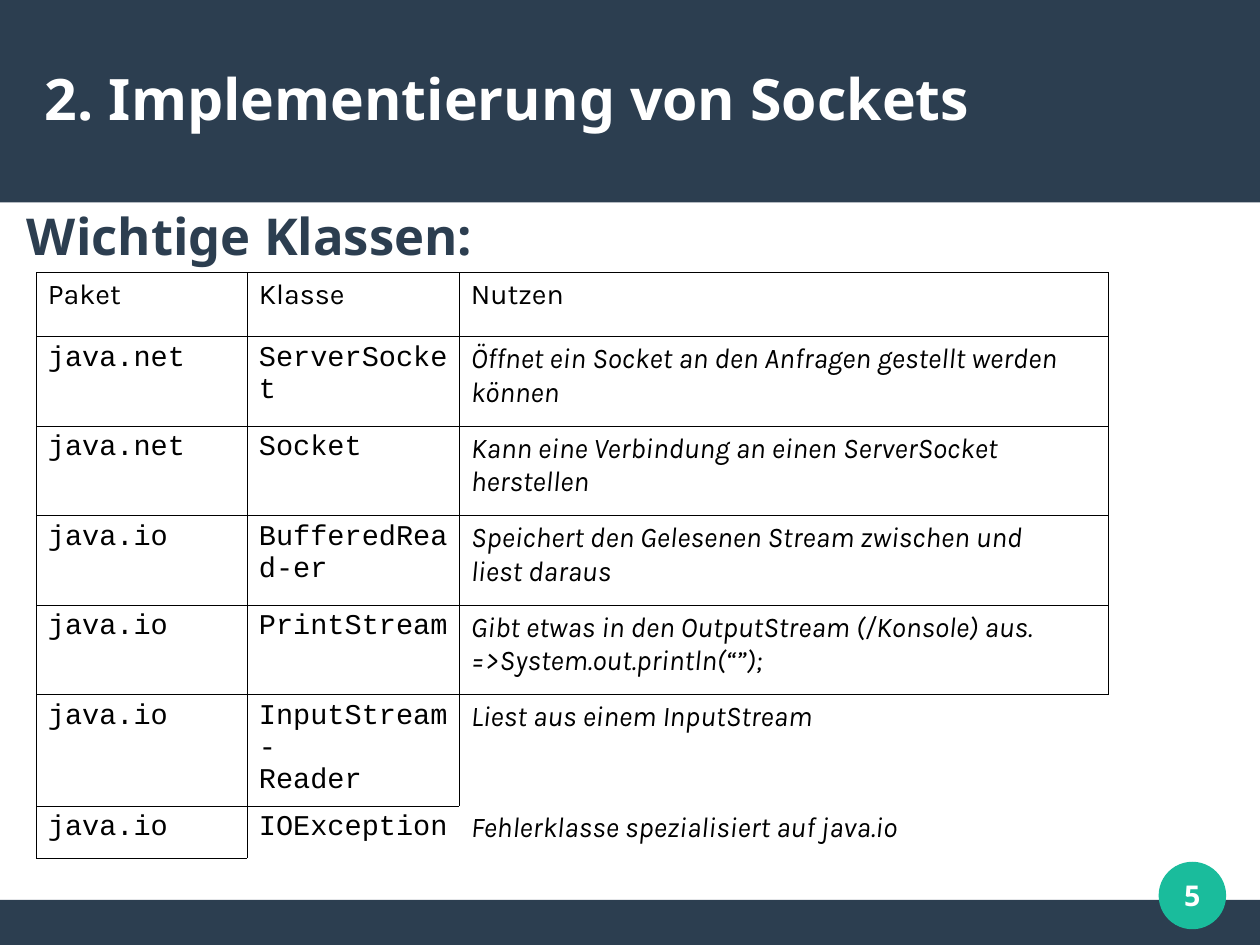
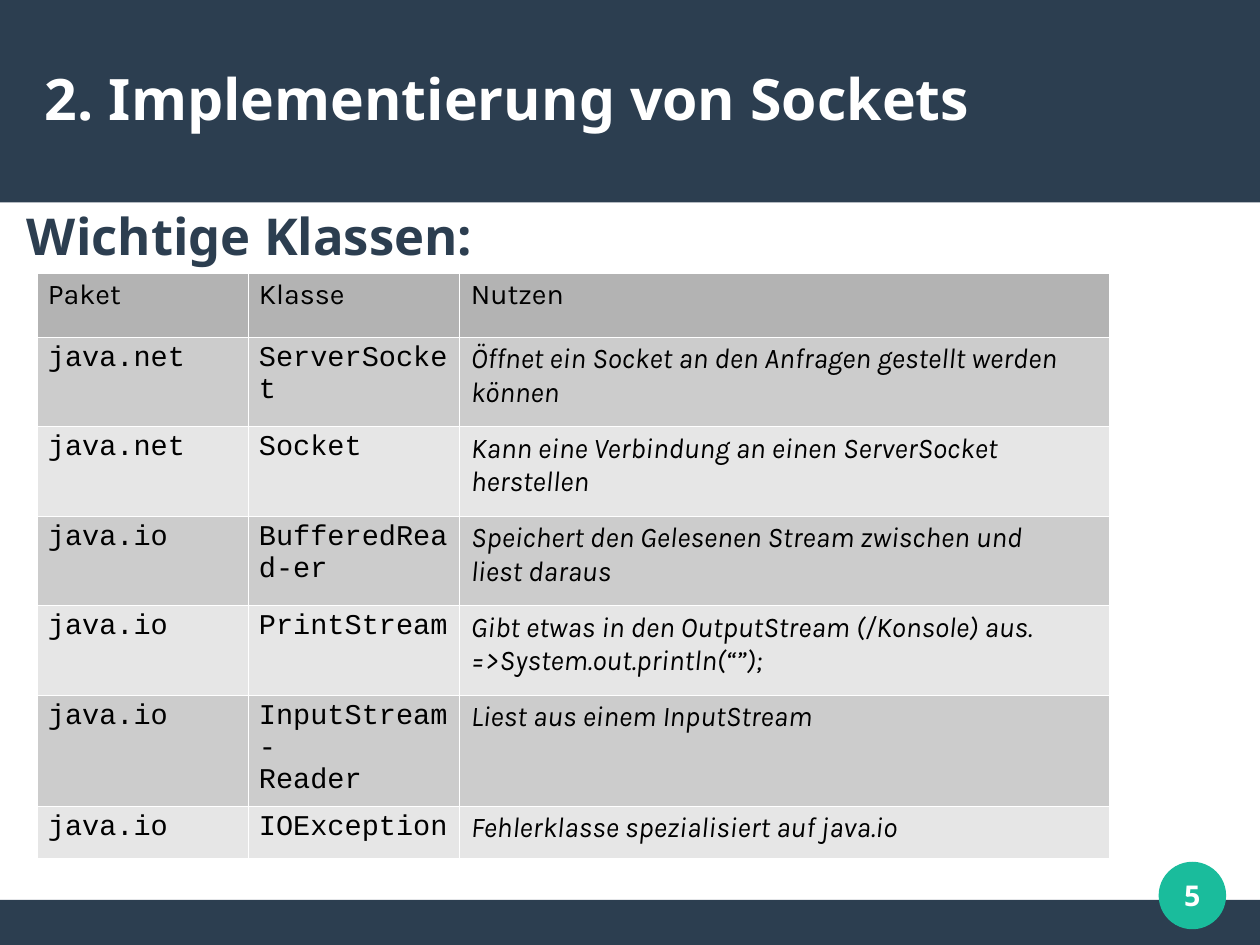
Before and after one commit to akb1154/REF-WSEM-CG-FN, a slide deck: slide 5 of presentation/presentation.odp. Drawn at 1260x945 pixels with LibreOffice and Linux fonts; fonts in the diff are those of the drawing. Boxes give left, top, right and bottom in pixels: in the first picture for what was removed or moved away, otherwise in the second. Text is boxed around its words. In the diff, an @@ line names an element or a change of style, - is before the commit and + after.

```diff
--- a/presentation/presentation.odp
+++ b/presentation/presentation.odp
@@ table at (37, 273, 1109, 880) @@
@@ fill none to #B3B3B3 in row 1 @@
@@ fill none to #CCCCCC in 9 cells @@
@@ fill none to #E6E6E6 in 9 cells @@
@@ borders changed @@
```
Also in this commit, not shown: 4 slides removed.
